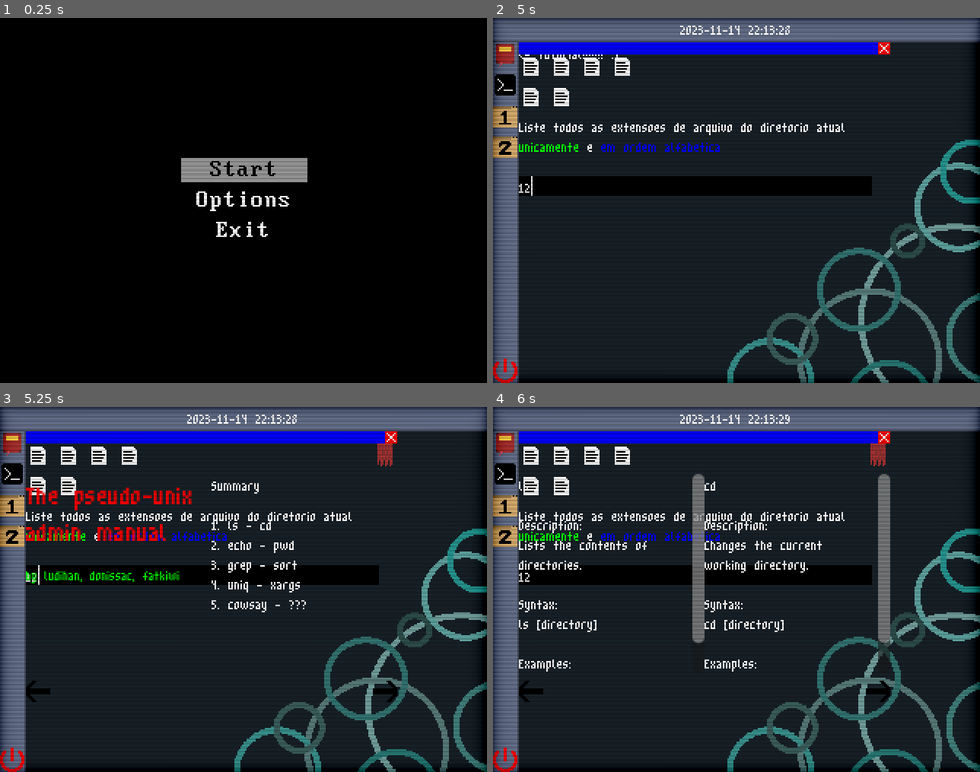
Above: before the commit, frames 1-4 (two rows, left to right).
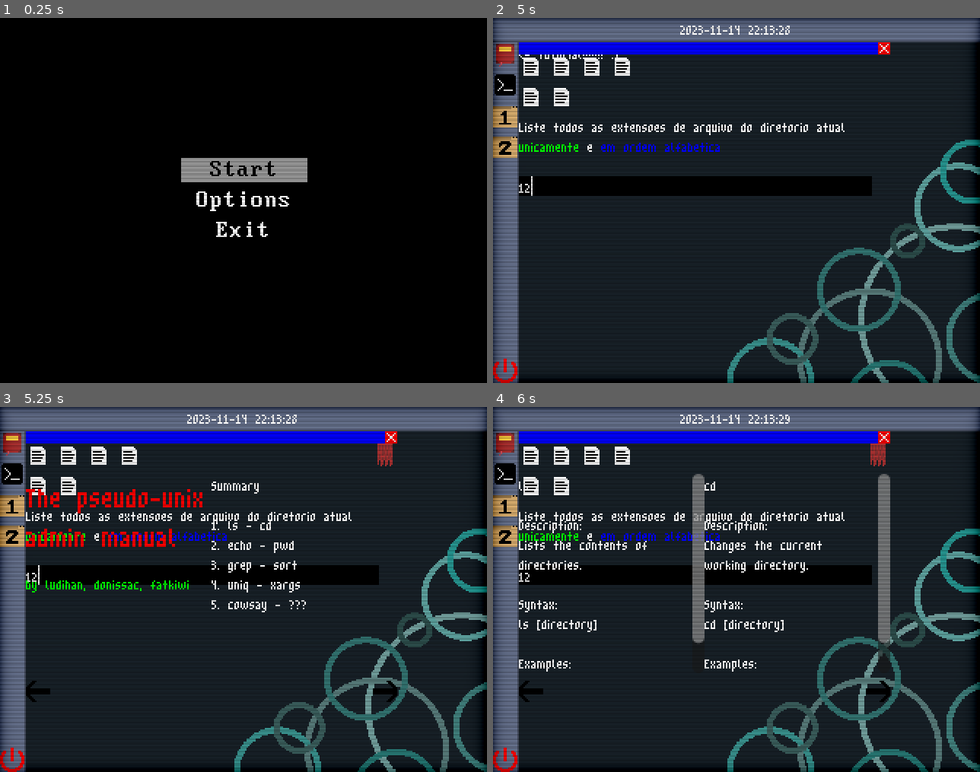
Above: after the commit, the same moments.

Repository: saLucasRd/trabalho-jogo-unix
Game: Godot game, scene res://ui/boot_menu.tscn
Same seed, same stepped clock (60 frames per second), same inputs: the game is played once before the commit and once after it. Sound files missing from this copy of the repository are replaced by a short silence.
Inputs (mouse positions are in pixels of both pictures, inside the frame that each line leads up to):
- Up to frame 1 (0.25 s): no input
- Up to frame 2 (5 s): tap Enter at 0.5, 0.6 s; move the mouse to (843, 182) at 0.52 s; hold Up 0.53-1.25 s; click (843, 182) at 0.67 s; tap Space at 0.77 s; drag from (639, 218) to (712, 273) at 1.27 s; click (502, 116) at 2 s; click (697, 185) at 2.77 s; type "12" at 2.85 s; click (502, 116) at 3.5 s; click (697, 185) at 4.27 s; type "12" at 4.35 s
- Up to frame 3 (5.25 s): click (9, 443) at 5 s
- Up to frame 4 (6 s): click (877, 691) at 5.75 s

Frames 1-2 are identical in both runs. In frame 3, 2.7% of the frame differs, in the area x 5-42%, y 22-51%; in frame 4, nothing differs.

Commit message:
fix font

Diff:
--- a/ui/manual.tscn
+++ b/ui/manual.tscn
@@ -54,9 +54,9 @@
 mouse_filter = 1
 theme_override_fonts/normal_font = ExtResource("1_2m75n")
 bbcode_enabled = true
-text = "[color=red][font_size= 30]The pseudo-unix
+text = "[color=red][font_size=32]The pseudo-unix
 admin manual
-[color= green][font_size= 15]
+[color= green][font_size=16]
 by ludihan, donissac, fatkiwi"
 
 [node name="Page2" type="RichTextLabel" parent="VBoxContainer/Control/Page1-2"]
@@ -74,6 +74,7 @@
 5. cowsay - ???"
 
 [node name="Page3-4" type="HBoxContainer" parent="VBoxContainer/Control"]
+visible = false
 layout_mode = 1
 anchors_preset = 15
 anchor_right = 1.0
@@ -119,6 +120,7 @@
 cd ~"
 
 [node name="Page5-6" type="HBoxContainer" parent="VBoxContainer/Control"]
+visible = false
 layout_mode = 1
 anchors_preset = 15
 anchor_right = 1.0
@@ -162,6 +164,7 @@
 pwd"
 
 [node name="Page7-8" type="HBoxContainer" parent="VBoxContainer/Control"]
+visible = false
 layout_mode = 1
 anchors_preset = 15
 anchor_right = 1.0
@@ -206,6 +209,7 @@
 sort data.log"
 
 [node name="Page9-10" type="HBoxContainer" parent="VBoxContainer/Control"]
+visible = false
 layout_mode = 1
 anchors_preset = 15
 anchor_right = 1.0
@@ -249,6 +253,7 @@
 cat command_list.txt | xargs sh -c"
 
 [node name="Page11-12" type="HBoxContainer" parent="VBoxContainer/Control"]
+visible = false
 layout_mode = 1
 anchors_preset = 15
 anchor_right = 1.0
